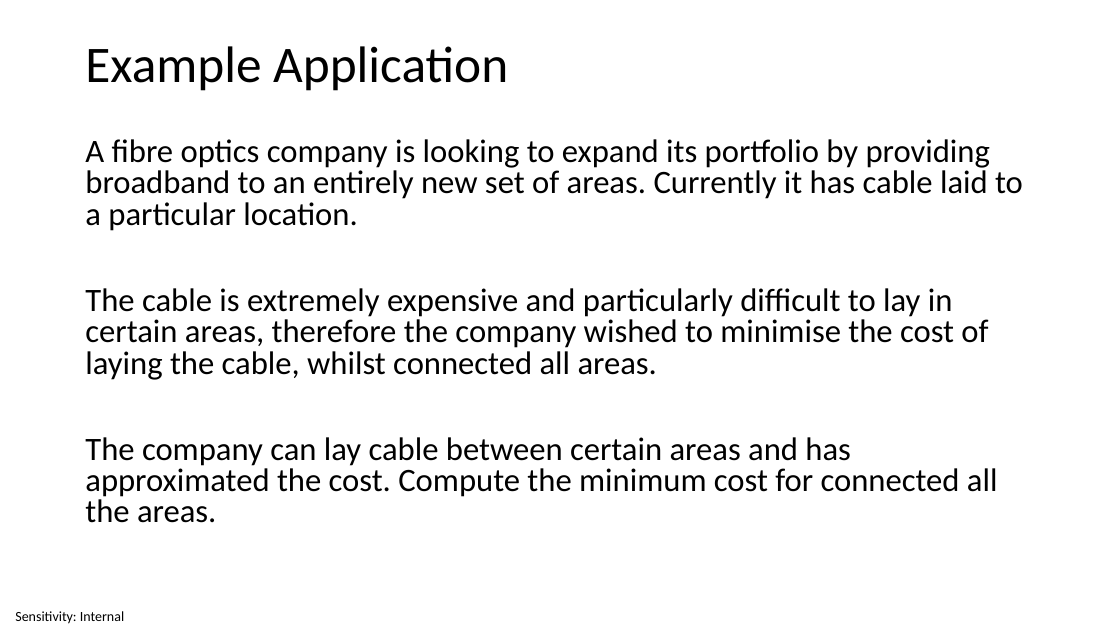
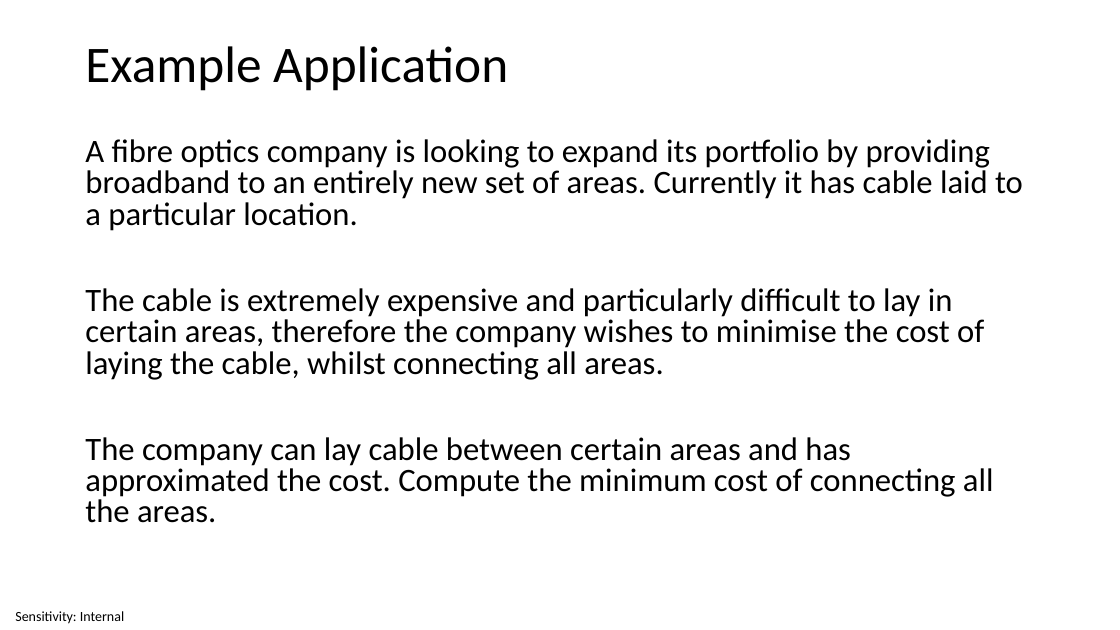
Before and after one commit to invariantum/operational_research, a slide deck: slide 37 of content/Lectures/Semester 1/Week 08 - Networks - Shortest Paths and MST/5 Source Files/Week 8 - Networks - Shortest Paths and MST.pptx. Drawn at 1120x630 pixels with LibreOffice and Linux fonts; fonts in the diff are those of the drawing. Boxes give left, top, right and bottom in pixels: in the first picture for what was removed or moved away, otherwise in the second. Text is boxed around its words. In the diff, an @@ line names an element or a change of style, - is before the commit and + after.

```diff
--- a/content/Lectures/Semester 1/Week 08 - Networks - Shortest Paths and MST/5 Source Files/Week 8 - Networks - Shortest Paths and MST.pptx
+++ b/content/Lectures/Semester 1/Week 08 - Networks - Shortest Paths and MST/5 Source Files/Week 8 - Networks - Shortest Paths and MST.pptx
@@ text at [85, 288, 994, 523]: text changed @@
-The cable is extremely expensive and particularly difficult to lay in certain areas, therefore the company wished to minimise the cost of laying the cable, whilst connected all areas.
-The company can lay cable between certain areas and has approximated the cost. Compute the minimum cost for connected all the areas.
+The cable is extremely expensive and particularly difficult to lay in certain areas, therefore the company wishes to minimise the cost of laying the cable, whilst connecting all areas.
+The company can lay cable between certain areas and has approximated the cost. Compute the minimum cost of connecting all the areas.
```
Also in this commit, not shown: 23 other slides changed, 9 other files.
